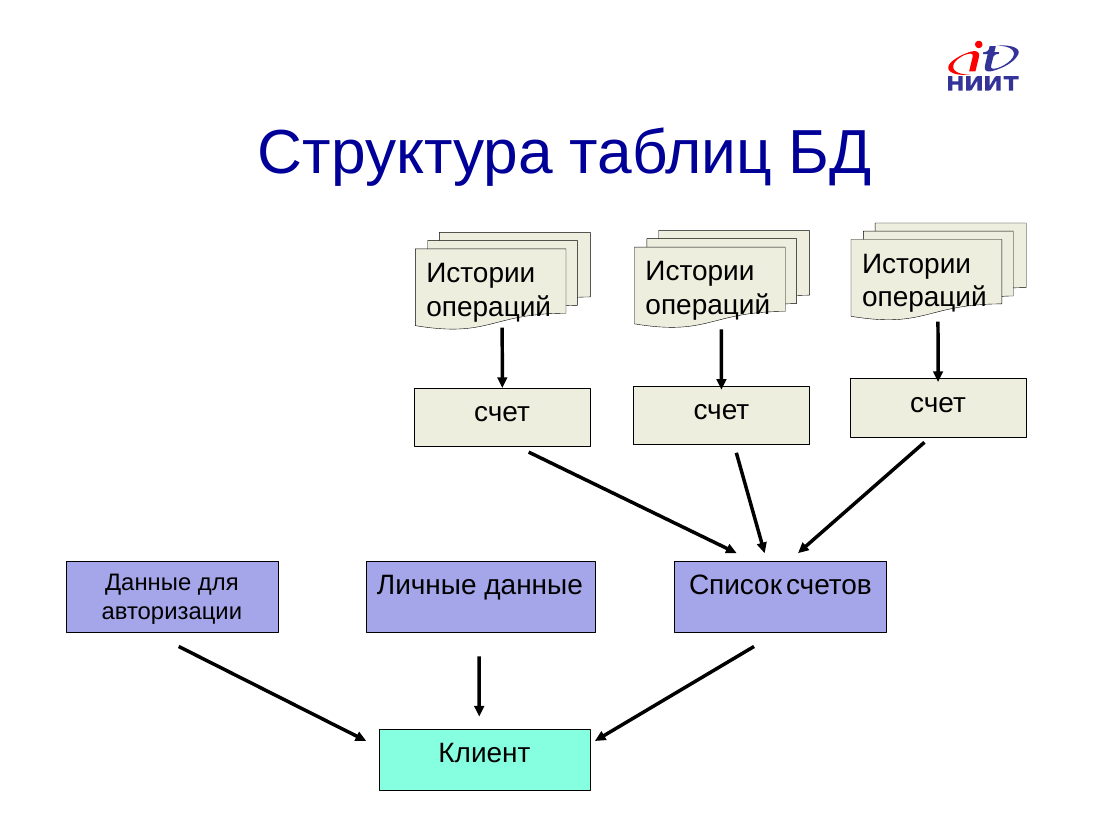
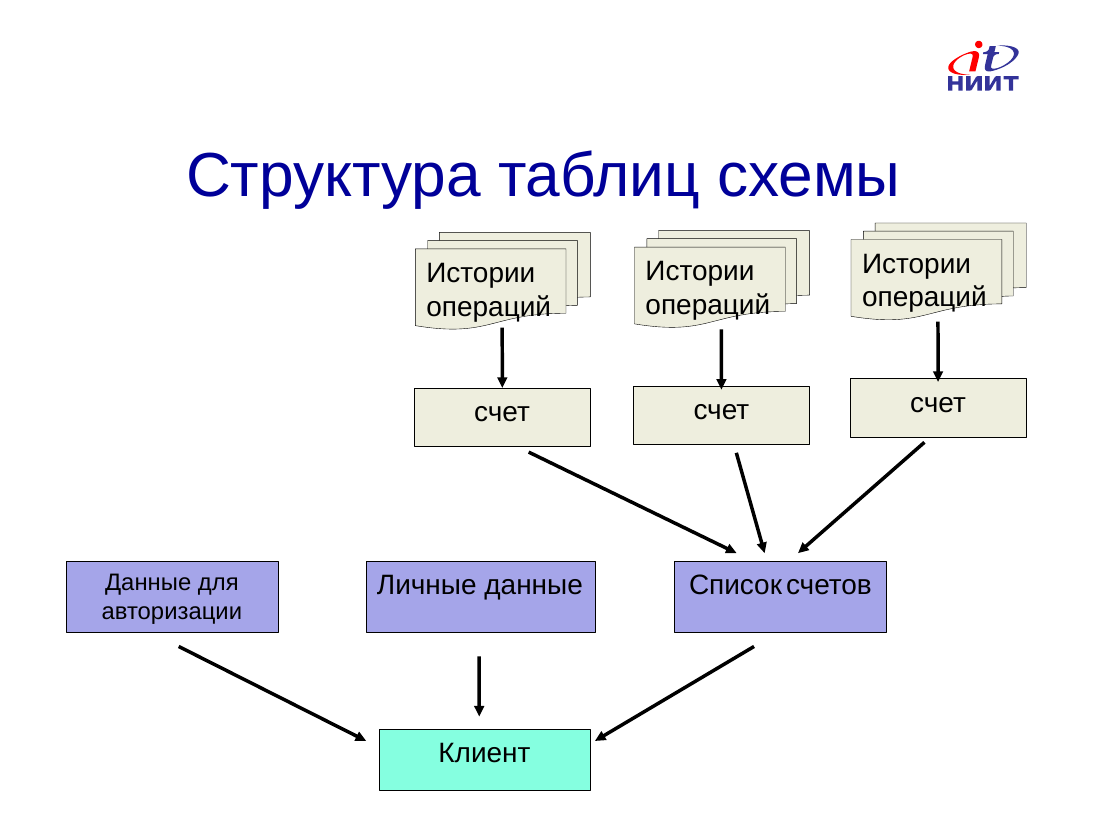
Before and after one commit to AndreyAMolkov/ProgramModelBank, a slide deck: slide 6 of BKP/molkov_bank_new.ppt. Drawn at 1120x840 pixels with LibreOffice and Linux fonts; fonts in the diff are those of the drawing; background and template pictures are left out. Boxes give left, top, right and bottom in pixels: in the first picture for what was removed or moved away, otherwise in the second. Text is boxed around its words. In the diff, an @@ line names an element or a change of style, - is before the commit and + after.

```diff
--- a/BKP/molkov_bank_new.ppt
+++ b/BKP/molkov_bank_new.ppt
@@ title at (x1=186, y1=150, x2=900, y2=207): text changed @@
-Структура таблиц БД
+Структура таблиц схемы
```
Also in this commit, not shown: 2 other slides changed, 21 other files.
